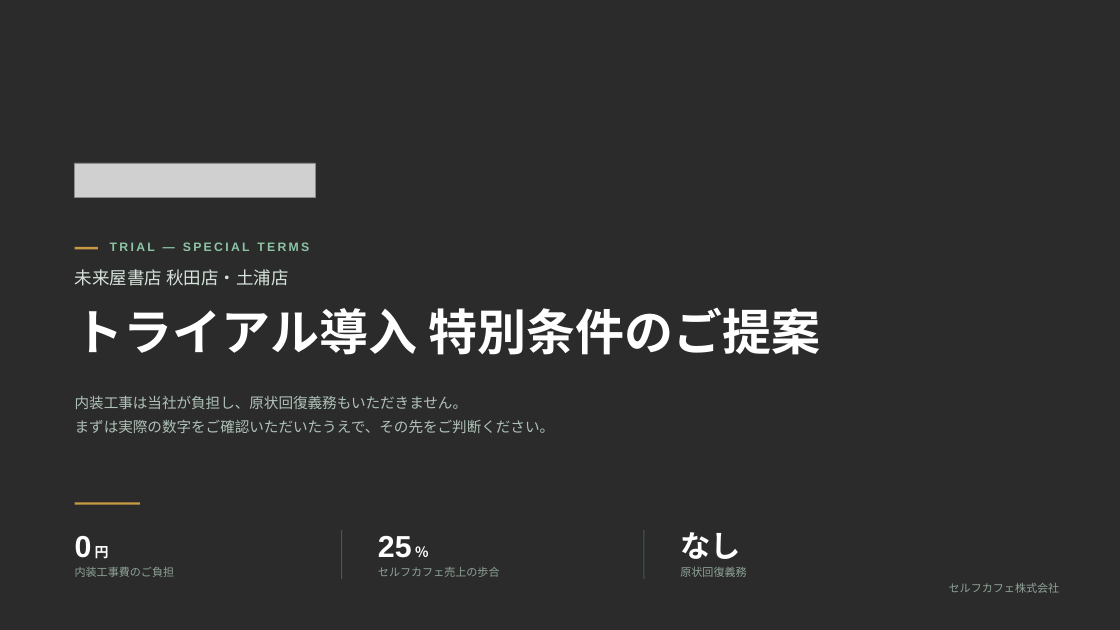
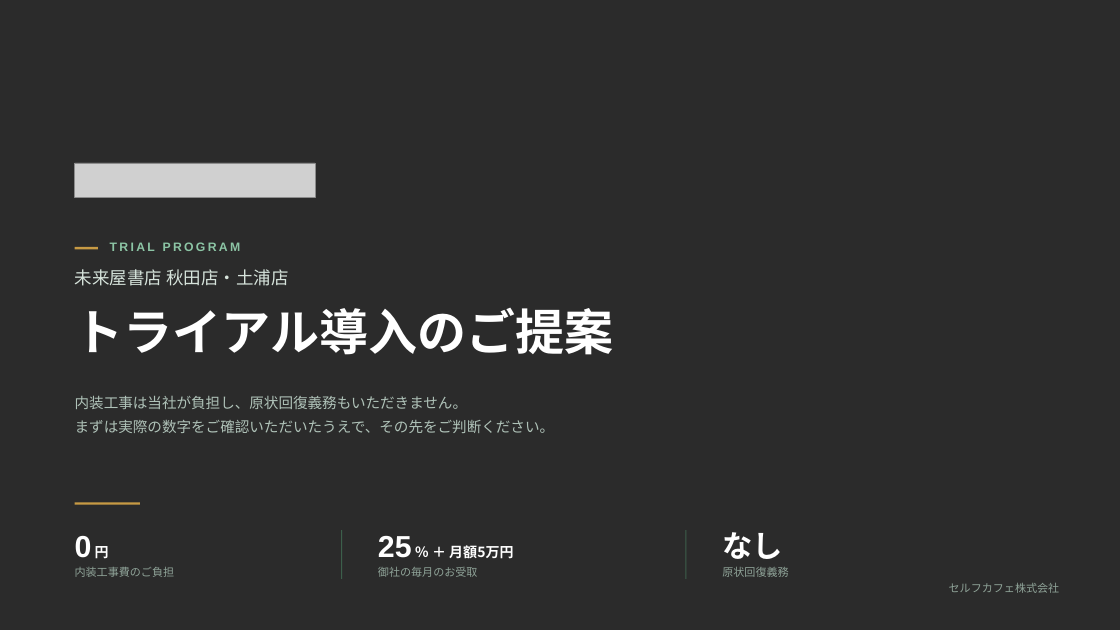
Before and after one commit to a5408071-cmd/suzuki-ceo, a slide deck: slide 1 of selfcafe-miraiya-trial-deck/selfcafe-miraiya-trial-deck.pptx. Drawn at 1120x630 pixels with LibreOffice and Linux fonts; fonts in the diff are those of the drawing; grey boxes stand for pictures; background and template pictures are left out; a plain dark background stands for a picture behind light text. Boxes give left, top, right and bottom in pixels: in the first picture for what was removed or moved away, otherwise in the second. Text is boxed around its words. In the diff, an @@ line names an element or a change of style, - is before the commit and + after.

```diff
--- a/selfcafe-miraiya-trial-deck/selfcafe-miraiya-trial-deck.pptx
+++ b/selfcafe-miraiya-trial-deck/selfcafe-miraiya-trial-deck.pptx
@@ text at box(110, 242, 241, 251): text changed @@
-TRIAL — SPECIAL TERMS
+TRIAL PROGRAM
@@ text at box(75, 308, 614, 355): text changed @@
-トライアル導入 特別条件のご提案
+トライアル導入のご提案
@@ text at box(378, 536, 513, 559): text changed; size 26 to 12 pt; font Arial to Noto Sans CJK JP @@
-25 ％
+25 ％ ＋ 月額5万円
@@ 2 texts, 1 rectangle: place and size @@
-2 texts, 1 rectangle at box(644, 530, 746, 579)
+2 texts, 1 rectangle at box(686, 530, 788, 579)
@@ text at box(378, 567, 478, 577): text changed @@
-セルフカフェ売上の歩合
+御社の毎月のお受取
```
Also in this commit, not shown: 5 other slides changed, 1 slide added, 3 other files.
